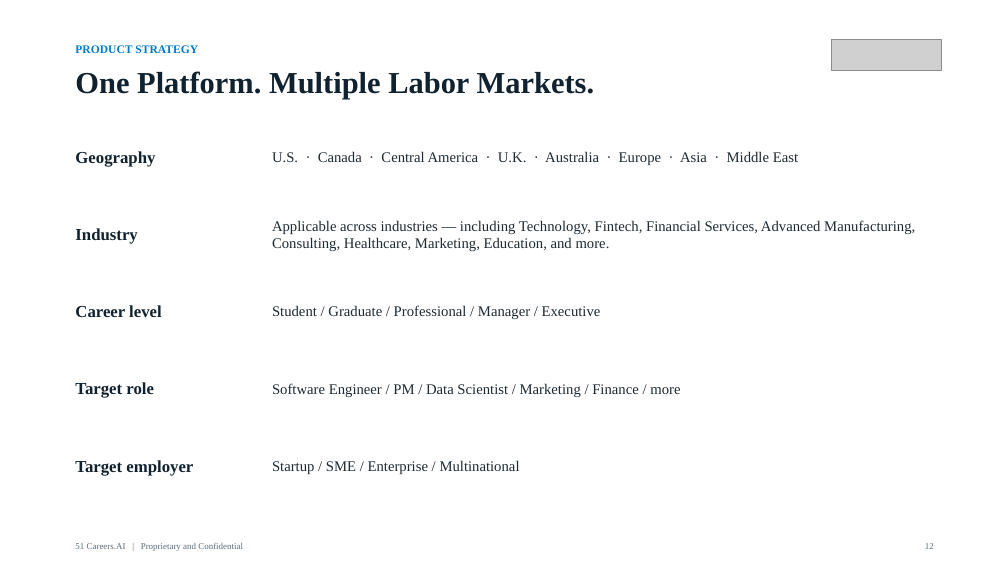
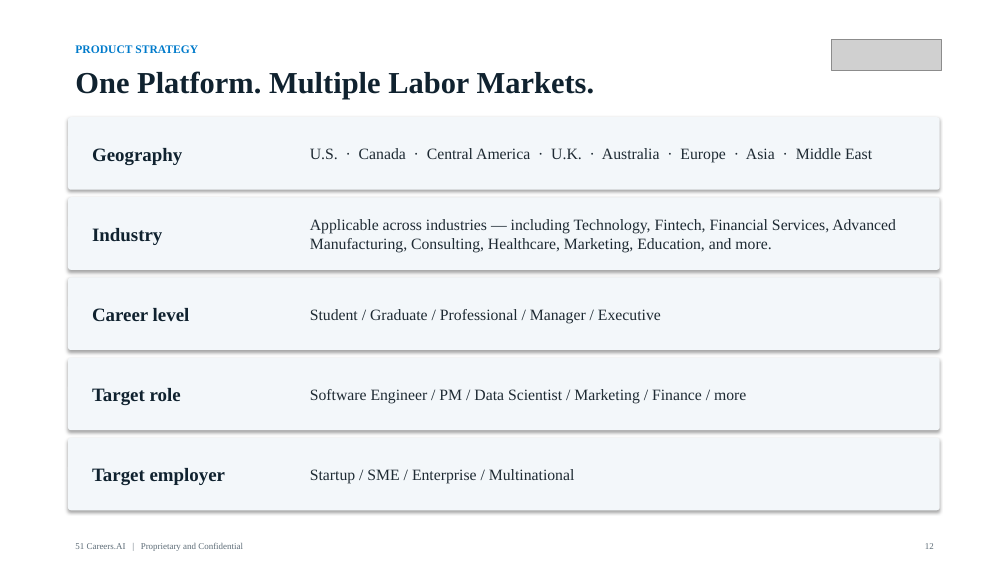
Before and after one commit to anthonyleedu/anthonyleedu, a slide deck: slide 12 of 51Careers_AI_Investor_Overview.pptx. Drawn at 1008x567 pixels with LibreOffice and Linux fonts; fonts in the diff are those of the drawing; grey boxes stand for pictures. Boxes give left, top, right and bottom in pixels: in the first picture for what was removed or moved away, otherwise in the second. Text is boxed around its words. In the diff, an @@ line names an element or a change of style, - is before the commit and + after.

```diff
--- a/51Careers_AI_Investor_Overview.pptx
+++ b/51Careers_AI_Investor_Overview.pptx
@@ rounded rectangle added at [68,117,940,190], fill #F3F7FA @@
@@ text "Geography": place and size @@
-text "Geography" at [75,151,155,167]
+text "Geography" at [92,148,182,165]
@@ text "U.S. · Canada · Central ...": place and size @@
-text "U.S. · Canada · Central ..." at [272,151,798,165]
+text "U.S. · Canada · Central ..." at [310,148,872,163]
@@ rounded rectangle added at [68,197,940,270], fill #F3F7FA @@
@@ text "Industry": place and size @@
-text "Industry" at [75,228,137,244]
+text "Industry" at [92,228,162,245]
@@ text "Applicable across industries — including ...": place and size @@
-text "Applicable across industries — including ..." at [272,220,915,251]
+text "Applicable across industries — including ..." at [310,219,896,252]
@@ rounded rectangle added at [68,278,940,350], fill #F3F7FA @@
@@ text "Career level": place and size @@
-text "Career level" at [75,305,162,318]
+text "Career level" at [92,308,190,321]
@@ text "Student / Graduate / Professional ...": place and size @@
-text "Student / Graduate / Professional ..." at [272,305,601,319]
+text "Student / Graduate / Professional ..." at [310,309,661,323]
@@ rounded rectangle added at [68,358,940,430], fill #F3F7FA @@
@@ text "Target role": place and size @@
-text "Target role" at [75,382,154,398]
+text "Target role" at [92,388,181,405]
@@ text "Software Engineer / PM / ...": place and size @@
-text "Software Engineer / PM / ..." at [272,383,680,397]
+text "Software Engineer / PM / ..." at [310,389,746,403]
@@ rounded rectangle added at [68,438,940,510], fill #F3F7FA @@
@@ size 16 to 18 pt in 5 elements at [92,228,162,245], [92,308,190,321], [92,148,182,165], [92,388,181,405], [92,468,225,485] @@
@@ text "Target employer": place and size @@
-text "Target employer" at [75,460,193,476]
+text "Target employer" at [92,468,225,485]
@@ size 14 to 15 pt in 5 elements at [310,219,896,252], [310,309,661,323], [310,148,872,163], [310,389,746,403], [310,469,575,483] @@
@@ text "Startup / SME / Enterprise ...": place and size @@
-text "Startup / SME / Enterprise ..." at [272,460,520,474]
+text "Startup / SME / Enterprise ..." at [310,469,575,483]
```
Also in this commit, not shown: 28 other slides changed, 1 other file.
